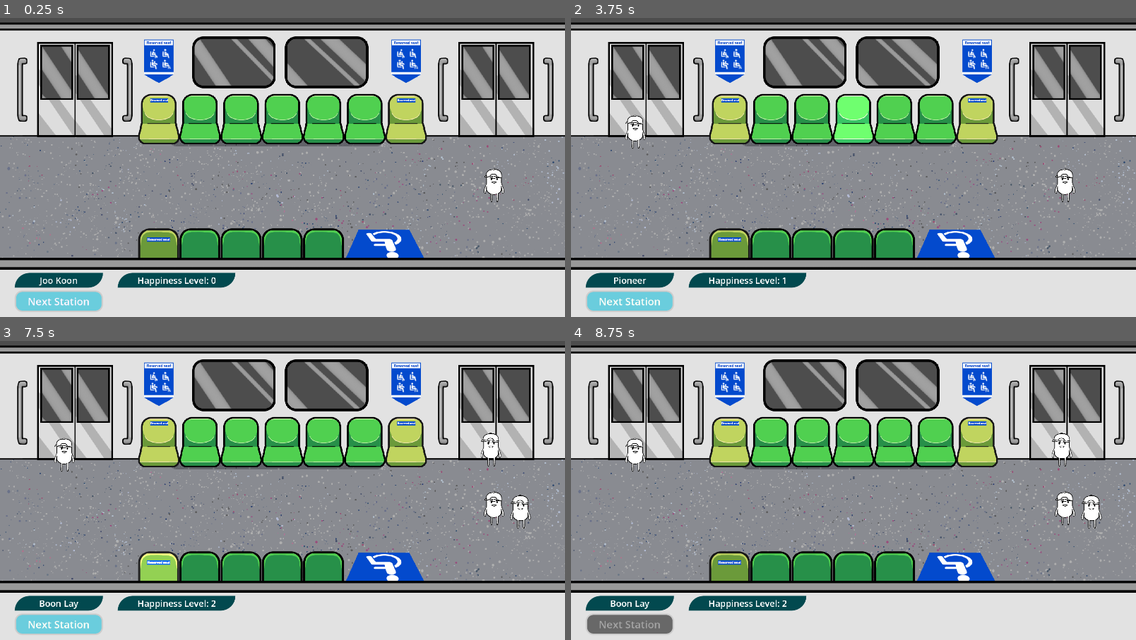
Above: before the commit, frames 1-4 (two rows, left to right).
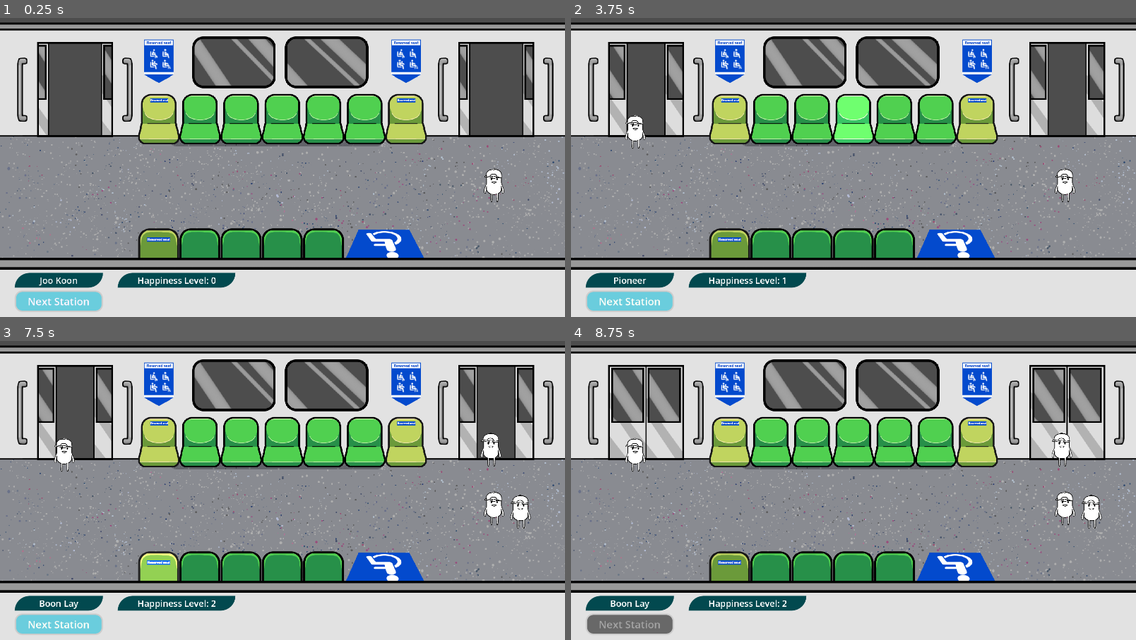
Above: after the commit, the same moments.

Repository: Jagureo/HeritageJam2025
Game: Godot game, scene res://Scenes/game.tscn
The game is run twice, just before and just after one commit, with the same random seed, the same clock (stepped at 60 frames per second) and the same inputs.
Inputs (mouse positions are in pixels of both pictures, inside the frame that each line leads up to):
- Up to frame 1 (0.25 s): no input
- Up to frame 2 (3.75 s): click "Next Station" at 0.5 s; move the mouse to (729, 119) at 1.27 s; click (729, 119) at 1.35 s; tap Enter at 2, 3.5 s; move the mouse to (768, 119) at 2.02 s; tap 0 at 2.1, 3.6 s; tap Space at 2.75 s; move the mouse to (813, 119) at 2.77 s; click (813, 119) at 2.85 s; move the mouse to (853, 119) at 3.52 s
- Up to frame 3 (7.5 s): click "Next Station" at 4.25 s; move the mouse to (322, 442) at 5.02 s; click (322, 442) at 5.1 s; tap Space at 5.75, 7.25 s; move the mouse to (367, 442) at 5.77 s; tap 0 at 5.85, 7.35 s; tap Enter at 6.5 s; move the mouse to (406, 442) at 6.52 s; click (406, 442) at 6.6 s; move the mouse to (158, 568) at 7.27 s
- Up to frame 4 (8.75 s): click "Next Station" at 8 s

The runs differ from the first frame. In frame 1, 5.4% of the frame differs, in the area x 6-95%, y 8-40%; in frame 2, 5.7%; in frame 3, 5.5%; in frame 4, nothing differs.

Commit message:
door animation

Diff:
--- a/HGJ/Scenes/Prefabs/Background.tscn
+++ b/HGJ/Scenes/Prefabs/Background.tscn
@@ -1,10 +1,11 @@
-[gd_scene load_steps=10 format=3 uid="uid://gntibs0quypb"]
+[gd_scene load_steps=11 format=3 uid="uid://gntibs0quypb"]
 
 [ext_resource type="Texture2D" uid="uid://bdt66l6mpwk0c" path="res://Sprites/TrainProps/MRTBackground.png" id="1_l38g2"]
 [ext_resource type="Texture2D" uid="uid://ds3nrfbm6f7wk" path="res://Sprites/TrainProps/DoorLeft.png" id="2_5gtxu"]
 [ext_resource type="Texture2D" uid="uid://rpjro81o0qj7" path="res://Sprites/TrainProps/DoorRight.png" id="3_wdlxf"]
 [ext_resource type="Texture2D" uid="uid://dr0erc717csma" path="res://Sprites/TrainProps/ReservedSeatSticker.png" id="4_atd0o"]
 [ext_resource type="Texture2D" uid="uid://cpcqjc1u3ruh4" path="res://Sprites/TrainProps/wall.png" id="5_5gtxu"]
+[ext_resource type="Script" uid="uid://cmyb31hjshpkk" path="res://Scripts/Gameplay/DoorAnimCtrl.gd" id="5_wdlxf"]
 
 [sub_resource type="Animation" id="Animation_wdlxf"]
 resource_name = "DoorClose"
@@ -206,6 +207,7 @@
 libraries = {
 &"": SubResource("AnimationLibrary_wdlxf")
 }
+script = ExtResource("5_wdlxf")
 
 [node name="Wall" type="Sprite2D" parent="."]
 z_index = 2
--- /dev/null
+++ b/HGJ/Scripts/Gameplay/DoorAnimCtrl.gd
@@ -0,0 +1,24 @@
+extends AnimationPlayer
+
+
+
+func OpenDoor():
+	play("DoorOpen")
+
+
+func CloseDoor():
+	play("DoorClose")
+
+
+func _ready():
+	play("DoorOpen")
+
+
+func _enter_tree():
+	EventMgr.OnNextStationPressed.connect(CloseDoor)
+	EventMgr.OnNextstationReached.connect(OpenDoor)
+
+
+func _exit_tree():
+	EventMgr.OnNextStationPressed.disconnect(CloseDoor)
+	EventMgr.OnNextstationReached.disconnect(OpenDoor)
--- a/HGJ/Scripts/Managers/Events.gd
+++ b/HGJ/Scripts/Managers/Events.gd
@@ -12,6 +12,7 @@
 
 signal OnNextStationPressed()
 signal OnNextStationReaching()
+signal OnNextstationReached()
 
 signal OnPassengerHoverStart(_passenger : Passenger)
 signal OnPassengerHoverEnd(_passenger : Passenger)
--- a/HGJ/Scripts/Managers/GameManager.gd
+++ b/HGJ/Scripts/Managers/GameManager.gd
@@ -104,6 +104,7 @@
 		# Update the next station sign
 		current_station_index += 1
 		_update_station_display()
+		EventMgr.OnNextstationReached.emit()
 
 	if current_station_index == Station.EWStations.size() - 1:
 		game_ui.showGameOverPanel(true)
Not shown, added: HGJ/Scripts/Gameplay/DoorAnimCtrl.gd.uid
